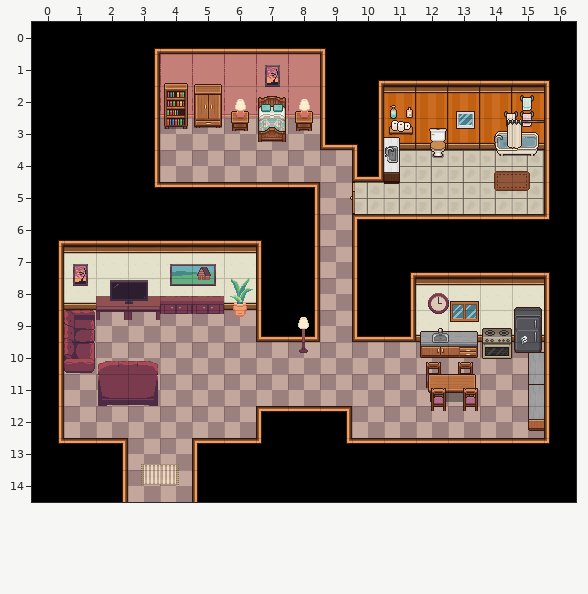
An edit to a level. Tiled map (JSON), public/assets/interiors/house_daniele.tmj. Above: the version before the commit.
Cells are 32x32 px. Shown: x 0..16, y 0..14. Layer "mobili3" is drawn 1,-14 px off the grid. Layer "sedie" is drawn 4,-15 px off the grid.
After the commit:
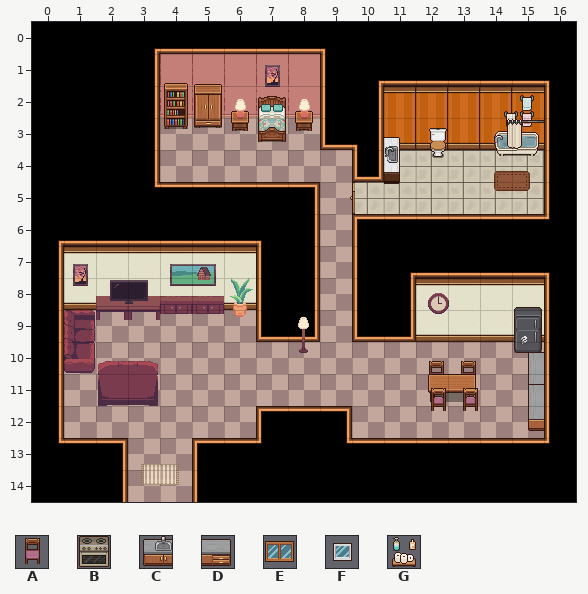
Key: from "Pixel Interiors 32x32pxl": A 42, B 113, C 124, D 125, E 126; from "TILESET INDOORS +Bathroom": F 24, G 26.
_ is an empty cell.
Tiles of an added or newly shown layer are drawn over the layers below it.
What changed:
Layer "mobili3" (now hidden):
The author cleared tile A in row 11 at x 12 to 13.
The author cleared tile B in row 10 at x 14.
The author cleared tile C in row 10 at x 12.
The author cleared tile D in row 10 at x 13.
The author cleared tile E in row 9 at x 13.
The author cleared tile F in row 3 at x 13.
The author cleared tile G in row 3 at x 11.
Layer "sedie" (added):
Tile A now appears in row 11 at x 12 to 13.
